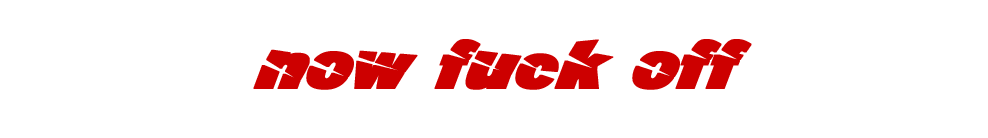
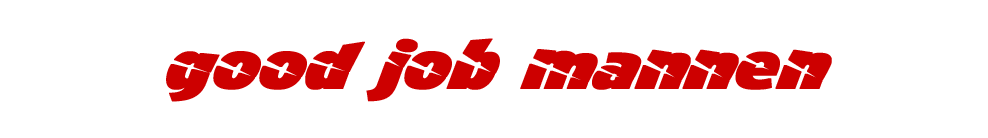
Before/after of a 988x138 layered artwork. What changed in the layer stack:
renamed "now fuck off" to "good job mannen", painted on it over (166, 38, 832, 102)
